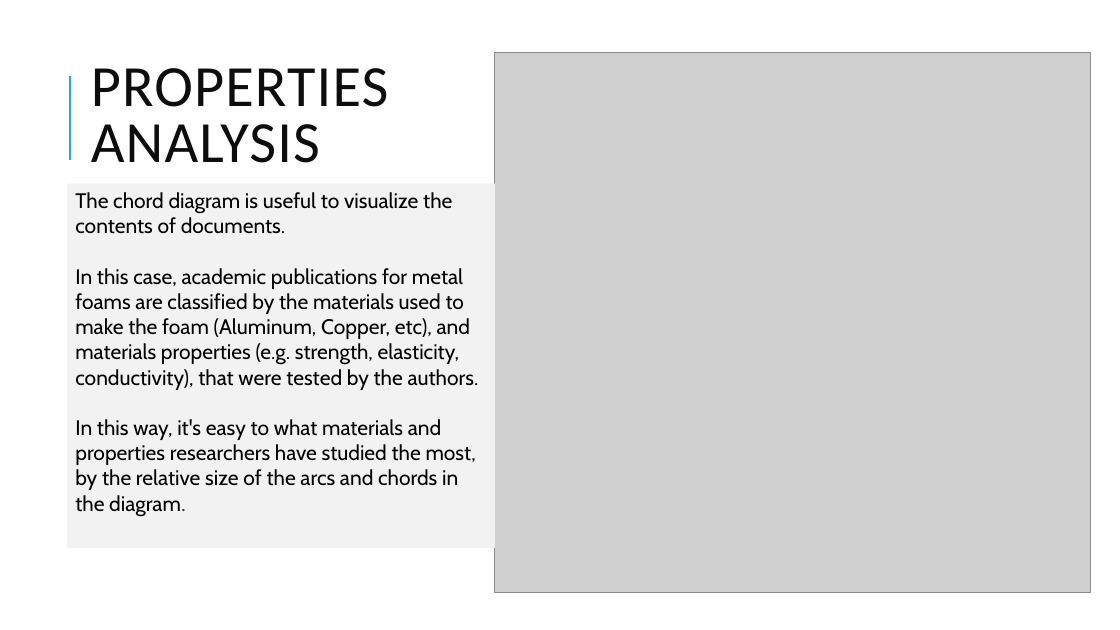
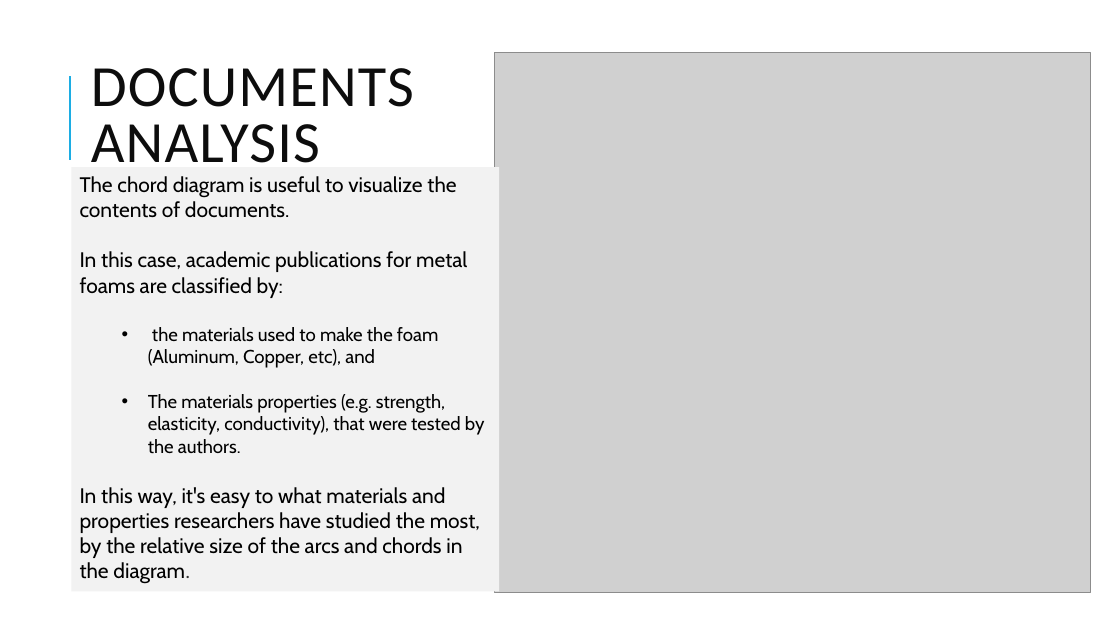
Before and after one commit to sn95033/Project-2-Research-Notebook, a slide deck: slide 4 of Project 2 Presentation.pptx. Drawn at 1120x630 pixels with LibreOffice and Linux fonts; fonts in the diff are those of the drawing; grey boxes stand for pictures. Boxes give left, top, right and bottom in pixels: in the first picture for what was removed or moved away, otherwise in the second. Text is boxed around its words. In the diff, an @@ line names an element or a change of style, - is before the commit and + after.

```diff
--- a/Project 2 Presentation.pptx
+++ b/Project 2 Presentation.pptx
@@ title at box(91, 68, 414, 163): text changed @@
-PROPERTIES ANALYSIS
+DOCUMENTS ANALYSIS
@@ rectangle "The chord diagram is useful ...": place and size @@
-rectangle "The chord diagram is useful ..." at box(67, 183, 495, 548)
+rectangle "The chord diagram is useful ..." at box(71, 167, 499, 592)
@@ text in rectangle at box(80, 251, 485, 454): text changed; size 18 to 16 pt @@
-In this case, academic publications for metal foams are classified by the materials used to make the foam (Aluminum, Copper, etc), and materials properties (e.g. strength, elasticity, conductivity), that were tested by the authors.
+In this case, academic publications for metal foams are classified by:
+  • the materials used to make the foam (Aluminum, Copper, etc), and
+  • The materials properties (e.g. strength, elasticity, conductivity), that were tested by the authors.
```
Also in this commit, not shown: 2 other slides changed.
